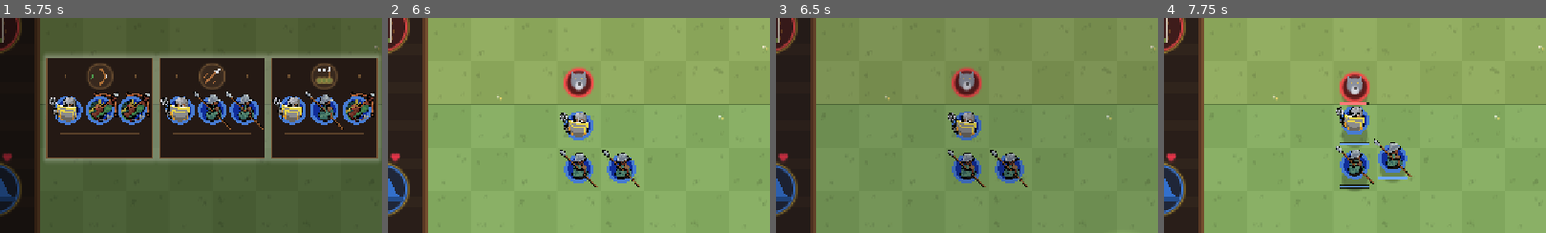
Above: before the commit, frames 1-4 (left to right).
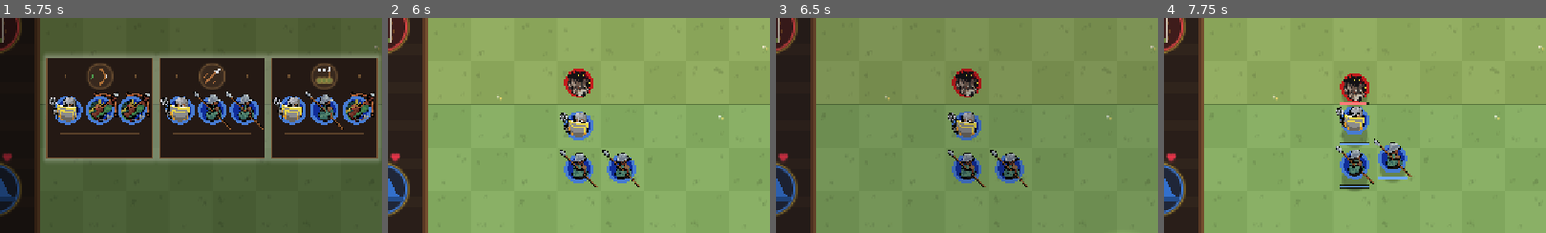
Above: after the commit, the same moments.

Repository: JaspervanderSter/game-off-2026
Game: Godot game, scene res://main.tscn
The game is run twice, just before and just after one commit, with the same random seed, the same clock (stepped at 60 frames per second) and the same inputs. Sound files missing from this copy of the repository are replaced by a short silence.
Inputs (mouse positions are % of the whole screen's width and height, from its top left):
- Up to frame 1 (5.75 s): tap Enter at 0.5, 3.6 s; move the mouse to (72, 45) at 0.52 s; tap M at 0.6 s; click (72, 45) at 0.67 s; tap Space at 0.77, 1.07, 3.77, 4.07 s; drag from (30, 55) to (45, 70) at 1.27 s; move the mouse to (60, 28) at 2.02 s; tap P at 2.1 s; click (60, 28) at 2.17 s; drag from (45, 70) to (20, 35) at 2.77 s; move the mouse to (80, 65) at 3.52 s; click (80, 65) at 3.67 s; click (11, 62) at 4.25 s; drag from (20, 35) to (35, 25) at 5.02 s
- Up to frame 2 (6 s): move the mouse to (55, 50) at 5.77 s; tap 1 at 5.85 s; click (55, 50) at 5.92 s
- Up to frame 3 (6.5 s): no input
- Up to frame 4 (7.75 s): drag from (35, 25) to (30, 55) at 6.52 s; move the mouse to (72, 45) at 7.27 s; tap R at 7.35 s; click (72, 45) at 7.42 s; tap Space at 7.52 s
The pictures show only the part of the screen within x 27-77%, y 22-72%; the shares and areas given below are measured in that part.

Frame 1 is identical in both runs. In frame 2, 0.9% of the frame differs, in the area x 46-54%, y 22-37%; in frame 3, 0.8%; in frame 4, 0.9%, in the area x 46-54%, y 24-40%.

Commit message:
Add the animal pixel art sprites and rename the hedgehog to porcupine
The twelve animal forms now use the artist's pixel art sprites (sprites/animals/,
A red enemy, B blue player), completing the pixel style for all 24 creatures.
The sprites are kept exactly as drawn, effects and team discs included.

The artist drew a porcupine, so the hedgehog becomes the porcupine everywhere:
creature id, rules, tests, design notes and canvases (Hedgehog.md is now
Porcupine.md), page builders and website. Its vector drawing becomes a crest of
long white-tipped quills behind a small face, chosen from four proposals.

Website media, the artist brief, character guide and player pages are
regenerated with the complete pixel roster.

Co-Authored-By: Claude Opus 5.5 <noreply@anthropic.com>

Diff:
--- a/prototypes/prototype_02/scripts/core/ruleset.gd
+++ b/prototypes/prototype_02/scripts/core/ruleset.gd
@@ -41,28 +41,28 @@
 	"deer": ["guardian", "archer", "spearman"],
 }
 ## The town adds three humans (cleric, assassin, bard) and three animals of the
-## moat and gardens (turtle, hedgehog, peacock) to the forest roster. Peasants and
+## moat and gardens (turtle, porcupine, peacock) to the forest roster. Peasants and
 ## the two casters belong to it too, behind their own rules (FORM_RULES).
 const TOWN_HUMANS := ["archer", "guardian", "spearman", "cleric", "assassin", "bard",
 	"peasant", "pyromancer", "frost_mage"]
-const TOWN_ANIMALS := ["rabbit", "wolf", "deer", "turtle", "hedgehog", "peacock"]
+const TOWN_ANIMALS := ["rabbit", "wolf", "deer", "turtle", "porcupine", "peacock"]
 ## Closed town graph. Forest forms keep their most likely forest outcome; every
 ## town human is reached from two animals, every animal from four or five humans.
 const TOWN_OUTCOMES := {
 	"archer": ["rabbit", "wolf", "peacock"],
 	"guardian": ["deer", "turtle", "wolf"],
-	"spearman": ["wolf", "hedgehog", "rabbit"],
+	"spearman": ["wolf", "porcupine", "rabbit"],
 	"peasant": ["rabbit", "turtle", "deer"],
 	"cleric": ["deer", "peacock", "turtle"],
-	"assassin": ["wolf", "rabbit", "hedgehog"],
-	"bard": ["peacock", "deer", "hedgehog"],
-	"pyromancer": ["hedgehog", "peacock", "wolf"],
-	"frost_mage": ["turtle", "hedgehog", "peacock"],
+	"assassin": ["wolf", "rabbit", "porcupine"],
+	"bard": ["peacock", "deer", "porcupine"],
+	"pyromancer": ["porcupine", "peacock", "wolf"],
+	"frost_mage": ["turtle", "porcupine", "peacock"],
 	"rabbit": ["archer", "assassin", "peasant"],
 	"wolf": ["spearman", "assassin", "guardian"],
 	"deer": ["guardian", "cleric", "bard"],
 	"turtle": ["peasant", "spearman", "cleric"],
-	"hedgehog": ["bard", "frost_mage", "pyromancer"],
+	"porcupine": ["bard", "frost_mage", "pyromancer"],
 	"peacock": ["pyromancer", "archer", "frost_mage"],
 }
 const ROSTER_FORMS := [FOREST_HUMANS + FOREST_ANIMALS, TOWN_HUMANS + TOWN_ANIMALS]
--- a/prototypes/prototype_02/scripts/data/creature_db.gd
+++ b/prototypes/prototype_02/scripts/data/creature_db.gd
@@ -14,7 +14,7 @@
 	["peasant", "guardian", "cleric"],
 	["rabbit", "turtle", "deer"],
 	["berserker", "duelist", "bard"],
-	["gorilla", "hedgehog", "wolf"],
+	["gorilla", "porcupine", "wolf"],
 	["assassin", "archer", "frost_mage"],
 	["eagle", "snake", "peacock"],
 	["spearman", "crossbowman", "pyromancer"],
@@ -30,11 +30,11 @@
 	"rabbit": ["duelist", "berserker", "bard"],
 	"turtle": ["berserker", "bard", "duelist"],
 	"deer": ["bard", "duelist", "berserker"],
-	"berserker": ["gorilla", "wolf", "hedgehog"],
-	"duelist": ["wolf", "gorilla", "hedgehog"],
-	"bard": ["hedgehog", "wolf", "gorilla"],
+	"berserker": ["gorilla", "wolf", "porcupine"],
+	"duelist": ["wolf", "gorilla", "porcupine"],
+	"bard": ["porcupine", "wolf", "gorilla"],
 	"gorilla": ["assassin", "frost_mage", "archer"],
-	"hedgehog": ["frost_mage", "archer", "assassin"],
+	"porcupine": ["frost_mage", "archer", "assassin"],
 	"wolf": ["archer", "assassin", "frost_mage"],
 	"assassin": ["eagle", "snake", "peacock"],
 	"archer": ["snake", "eagle", "peacock"],
@@ -96,7 +96,7 @@
 	"skunk": {"family": "animal", "hp": 145, "dmg": 7, "interval": 1.2, "range": 0.3, "speed": 1.6, "armour": 5, "price": 2, "role": "front", "attack": "melee", "ability": "spray", "cd": 5.0, "cd_start": 2.0, "radius": 2.0, "duration": 4.0, "power": 30.0,
 		"ally_shift": "fear", "fear_radius": 2.5, "fear_duration": 2.0},
 	"eagle": {"family": "animal", "hp": 135, "dmg": 13, "interval": 1.0, "range": 0.3, "speed": 2.0, "armour": 0, "price": 2, "role": "front", "attack": "melee", "ability": "dive", "cd": 7.0, "cd_start": 1.5, "power": 30.0},
-	"hedgehog": {"family": "animal", "hp": 165, "dmg": 6, "interval": 1.1, "range": 0.3, "speed": 1.3, "armour": 15, "price": 2, "role": "front", "attack": "melee", "ability": "thorns", "power": 5.0},
+	"porcupine": {"family": "animal", "hp": 165, "dmg": 6, "interval": 1.1, "range": 0.3, "speed": 1.3, "armour": 15, "price": 2, "role": "front", "attack": "melee", "ability": "thorns", "power": 5.0},
 	"deer": {"family": "animal", "hp": 155, "dmg": 7, "interval": 1.2, "range": 0.3, "speed": 1.9, "armour": 0, "price": 2, "role": "support", "attack": "melee", "ability": "graze", "radius": 2.8, "power": 5.0},
 	"peacock": {"family": "animal", "hp": 140, "dmg": 7, "interval": 1.2, "range": 0.3, "speed": 1.7, "armour": 0, "price": 2, "role": "support", "attack": "melee", "ability": "display", "cd": 6.0, "cd_start": 2.0, "radius": 2.6, "duration": 4.0, "power": 1.8},
 }
--- a/prototypes/prototype_02/scripts/ui/icons.gd
+++ b/prototypes/prototype_02/scripts/ui/icons.gd
@@ -42,6 +42,16 @@
 static func _eyes(ci: CanvasItem, p: Vector2, s: float, c: Vector2, gap: float, col := DARK) -> void:
 	_circ(ci, p, s, c + Vector2(-gap, 0), 0.06, col)
 	_circ(ci, p, s, c + Vector2(gap, 0), 0.06, col)
+
+
+## Quill: a spike from c at angle a, with a pale tip over its last 28%.
+static func _quill(ci: CanvasItem, p: Vector2, s: float, c: Vector2, a: float, length: float, width: float, col: Color) -> void:
+	var d := Vector2.from_angle(a)
+	var n := d.orthogonal() * width
+	var end := c + d * length
+	_poly(ci, p, s, [c + n, c - n, end], col)
+	var tip := c + d * length * 0.72
+	_poly(ci, p, s, [tip + n * 0.28, tip - n * 0.28, end], Color(0.93, 0.92, 0.88))
 
 
 ## Robe + head shared by the heroic fantasy forms.
@@ -207,15 +217,17 @@
 			_circ(ci, p, s, Vector2(0, -0.45), 0.3, Color(0.97, 0.97, 0.95))
 			_poly(ci, p, s, [Vector2(-0.1, -0.35), Vector2(0.1, -0.35), Vector2(0.0, -0.1)], Color(1.0, 0.75, 0.1))
 			_eyes(ci, p, s, Vector2(0, -0.52), 0.13)
-		"hedgehog":
-			var spikes := []
-			for i in 24:
-				var a := TAU * i / 24.0
-				spikes.append(Vector2.from_angle(a) * (0.85 if i % 2 == 0 else 0.55) + Vector2(0, 0.05))
-			_poly(ci, p, s, spikes, Color(0.4, 0.27, 0.15))
-			_circ(ci, p, s, Vector2(0, 0.2), 0.42, Color(0.9, 0.78, 0.6))
-			_circ(ci, p, s, Vector2(0, 0.38), 0.08, DARK)
-			_eyes(ci, p, s, Vector2(0, 0.1), 0.17)
+		"porcupine":
+			# A crest of long white-tipped quills fanned behind a small face.
+			for i in 13:
+				var a := lerpf(-PI * 1.08, PI * 0.08, i / 12.0)
+				var quill := Color(0.2, 0.2, 0.23) if i % 2 == 0 else Color(0.52, 0.52, 0.56)
+				_quill(ci, p, s, Vector2(0, 0.3), a, 1.05 if i % 2 == 0 else 0.85, 0.11, quill)
+			_ellipse(ci, p, s, Vector2(0, 0.35), 0.48, 0.4, Color(0.3, 0.26, 0.24))
+			_ellipse(ci, p, s, Vector2(0, 0.42), 0.3, 0.27, Color(0.44, 0.37, 0.32))
+			_ellipse(ci, p, s, Vector2(0, 0.55), 0.15, 0.11, Color(0.86, 0.8, 0.72))
+			_circ(ci, p, s, Vector2(0, 0.5), 0.055, DARK)
+			_eyes(ci, p, s, Vector2(0, 0.33), 0.13)
 		"deer":
 			var antler := Color(0.55, 0.38, 0.2)
 			_line(ci, p, s, Vector2(-0.2, -0.45), Vector2(-0.55, -1.05), antler, 0.07)
--- a/prototypes/prototype_02/tests/run_tests.gd
+++ b/prototypes/prototype_02/tests/run_tests.gd
@@ -1512,8 +1512,8 @@
 	guard.hp = guard.max_hp
 	b.damage(null, guard, 100.0, "ranged", true)
 	check(absf(guard.max_hp - guard.hp - 100.0) < 0.01, "piercing ignores armour")
-	# Hedgehog thorns.
-	var hog := b.spawn(1, "hedgehog", Vector2(400, 100))
+	# Porcupine thorns.
+	var hog := b.spawn(1, "porcupine", Vector2(400, 100))
 	var peasant := b.spawn(0, "peasant", Vector2(420, 120))
 	b.damage(peasant, hog, 5.0, "melee")
 	check(absf(peasant.max_hp - peasant.hp - 5.0) < 0.01, "thorns reflect melee damage")
Binary file added: prototypes/prototype_02/sprites/animals/Deer-A.png
Not shown, added: prototypes/prototype_02/sprites/animals/Deer-A.png.import
Binary file added: prototypes/prototype_02/sprites/animals/Deer-B.png
Not shown, added: prototypes/prototype_02/sprites/animals/Deer-B.png.import
Binary file added: prototypes/prototype_02/sprites/animals/Eagle-A.png
Not shown, added: prototypes/prototype_02/sprites/animals/Eagle-A.png.import
Binary file added: prototypes/prototype_02/sprites/animals/Eagle-B.png
Not shown, added: prototypes/prototype_02/sprites/animals/Eagle-B.png.import
Binary file added: prototypes/prototype_02/sprites/animals/Gorilla-A.png
Not shown, added: prototypes/prototype_02/sprites/animals/Gorilla-A.png.import
Binary file added: prototypes/prototype_02/sprites/animals/Gorilla-B.png
Not shown, added: prototypes/prototype_02/sprites/animals/Gorilla-B.png.import
(and 95 more such lines)
